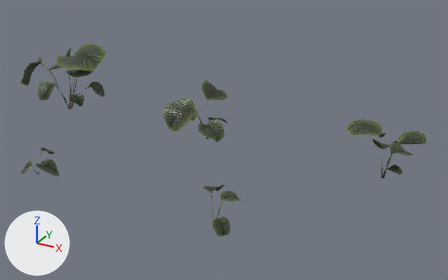
Two versions of the glTF model public/assets/trees/calathea_orbifolia_01.glb, one commit apart.
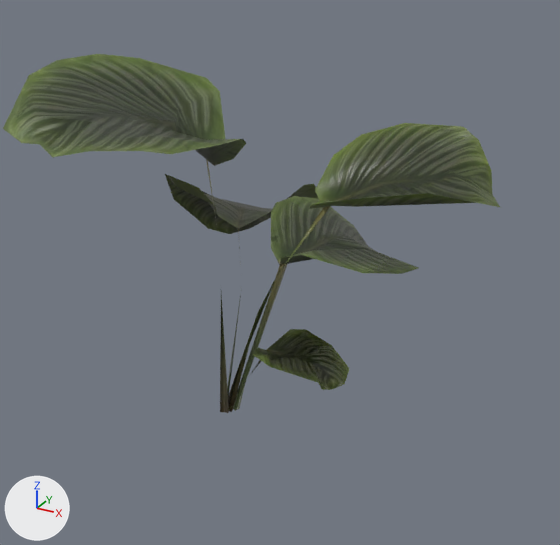
The first picture shows the older version from a 50 mm lens placed at (1.63, -2.77, 1.4), pointed at (0.21, -0.19, 0.11). The close-ups show the older and then the newer version on the part from 77% to 98% of the width and 39% to 72% of the height of that picture. Only the edits that show in the close-ups are written down. Lighting does not change. The marker at lower left points along +X, +Y and +Z. Vertices at exactly the same position are counted once.

Script lines for the objects in view, before the commit:
```python
me_cylinder_012 = bpy.data.meshes.new('Cylinder.012')
me_cylinder_012.from_pydata(...)  # 160 vertices, 194 faces; spans x -0.175..0.198, y -0.155..0.228, z -0.004..0.278
me_cylinder_012.materials.append(mat_calathea_orbifolia_01)
ob_calathea_orbifolia_01_c = bpy.data.objects.new('calathea_orbifolia_01_c', me_cylinder_012)
ob_calathea_orbifolia_01_c.location = (1.0, 0.0, 0.0)
```
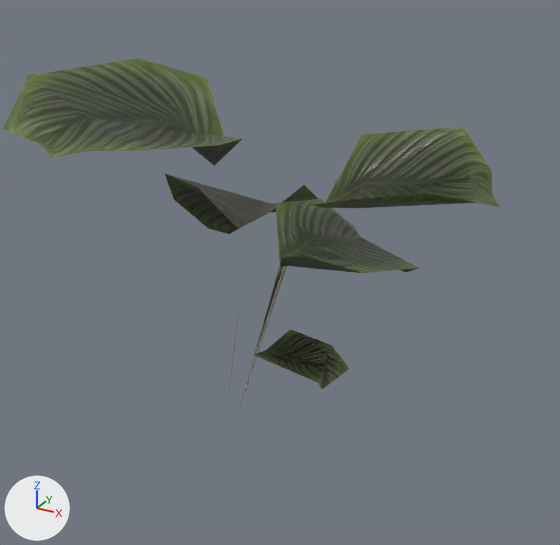
What differs and where, as boxes (x1, y1, x2, y2) in the close-ups (560 x 545 px):
```json
{"object": "calathea_orbifolia_01_c", "change": "reshaped", "before": [3, 54, 500, 413], "after": [3, 58, 500, 402]}
{"part": 1, "of": "me_cylinder_012", "change": "deleted", "before": [228, 206, 331, 412]}
{"part": 2, "of": "me_cylinder_012", "change": "deleted", "before": [220, 295, 229, 413], "on screen": "brown"}
{"part": 3, "of": "me_cylinder_012", "change": "deleted", "before": [206, 159, 217, 225]}
{"part": 4, "of": "me_cylinder_012", "change": "cut back", "before": [3, 54, 491, 411], "after": [165, 168, 477, 273]}
```

Scene script edits in JSON lines:
```json
{"block": "me_cylinder_012", "where": "# used by ob_calathea_orbifolia_01_c; location = (1.0, 0.0, 0.0)"}
{"op": "remove", "block": "me_cylinder_012", "code": "me_cylinder_012.from_pydata(...)  # 160 vertices, 194 faces; spans x -0.175..0.198, y -0.155..0.228, z -0.004..0.278"}
{"op": "add", "block": "me_cylinder_012", "code": "me_cylinder_012.from_pydata(...)  # 68 vertices, 67 faces; spans x -0.175..0.198, y -0.155..0.228, z -0.003..0.274"}
{"block": "me_cylinder_012", "change": "me_cylinder_012 part 1: the loose piece of 6 vertices spanning x -0.003..0.073, y -0.047..0.001, z -0.004..0.215 is deleted"}
{"block": "me_cylinder_012", "change": "me_cylinder_012 part 2: the loose piece of 3 vertices spanning x -0.016..0.002, y -0.004..-0.002, z -0.004..0.108 is deleted"}
{"block": "me_cylinder_012", "change": "me_cylinder_012 part 3: the loose piece of 3 vertices spanning x -0.033..-0.022, y -0.027..-0.01, z 0.159..0.223 is deleted"}
{"block": "me_cylinder_012", "change": "me_cylinder_012 part 4: 78 vertices removed from x -0.162..0.187, y -0.135..0.227, z -0.004..0.278; 3 vertices added at x -0.023..0.1, y -0.079..0.165, z 0.112..0.229"}
{"block": "me_cylinder_012", "change": "other edits to the shape of me_cylinder_012 do not show in these pictures"}
```
